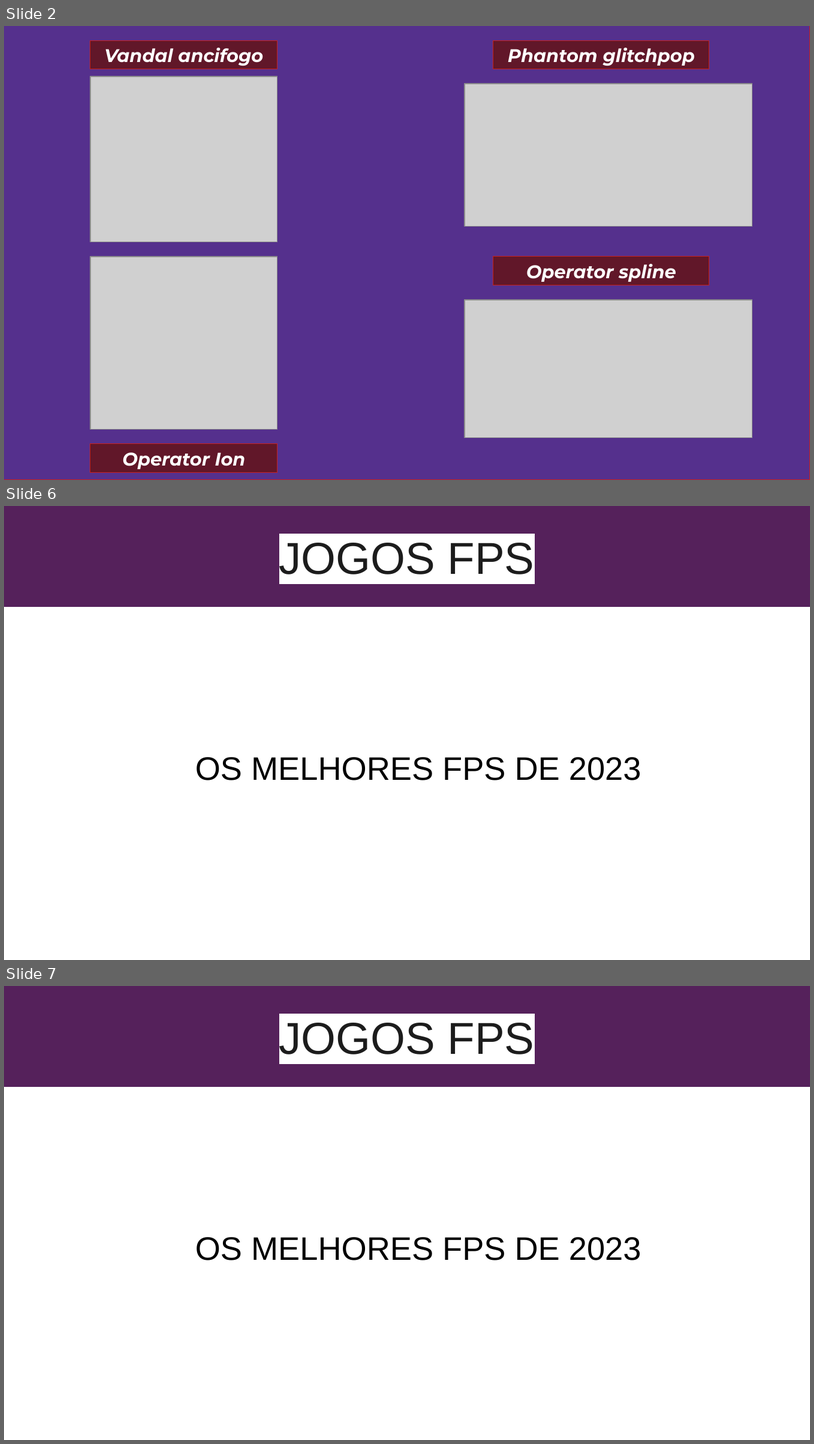
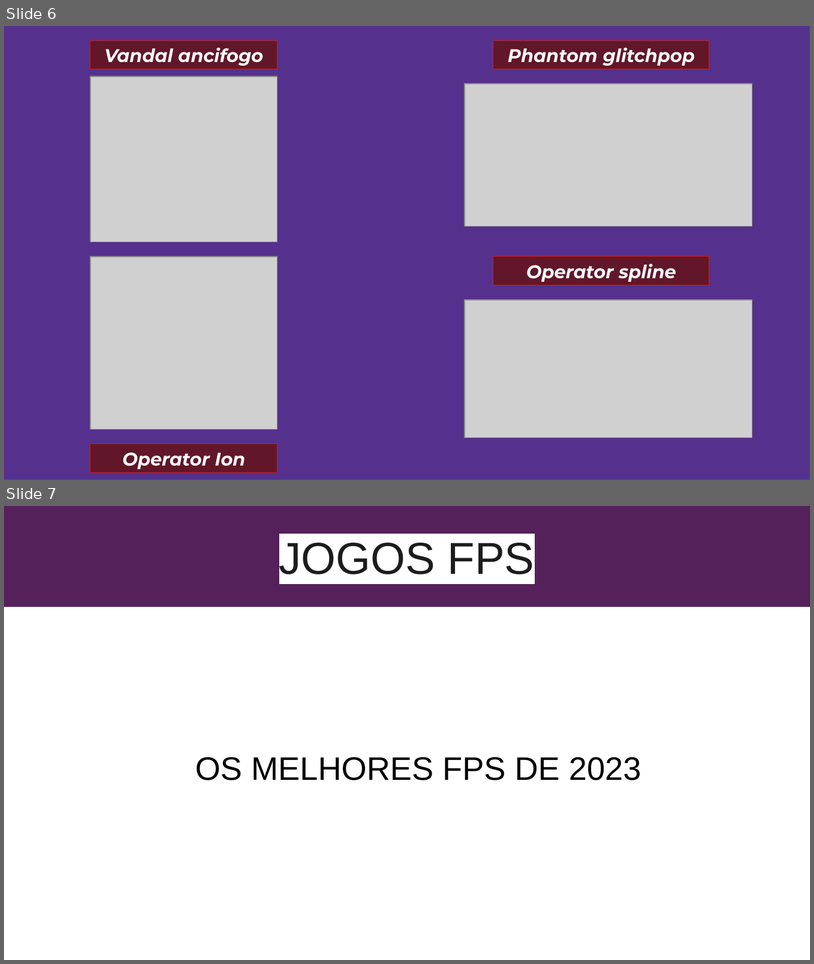
Before and after one commit to eonandez/LING_PROG-3-23, a slide deck: Sem título 1.odp. Shown one above the other, each under a label of ours: slides 2, 6 and 7 before the commit, slides 6 and 7 after it; the slides between them are not shown. The pictures are 814x1444 and 814x964 pixels, drawn with LibreOffice and Linux fonts; fonts in the diff are those of the drawing; grey boxes stand for pictures. Boxes give left, top, right and bottom in pixels: in the first picture for what was removed or moved away, otherwise in the second. Text is boxed around its words. In the diff, an @@ line names an element or a change of style, - is before the commit and + after.

```diff
--- a/Sem título 1.odp
+++ b/Sem título 1.odp
@@ slide 6 removed at (x1=4, y1=506, x2=810, y2=960), background #FFFFFF @@
@@ title removed at (x1=4, y1=506, x2=810, y2=607) @@
-JOGOS FPS
@@ subtitle removed at (x1=195, y1=757, x2=642, y2=780) @@
-OS MELHORES FPS DE 2023
@@ what was slide 2 is now slide 6 @@
```
Also in this commit, not shown: 3 slides added, 2 other slides removed.
